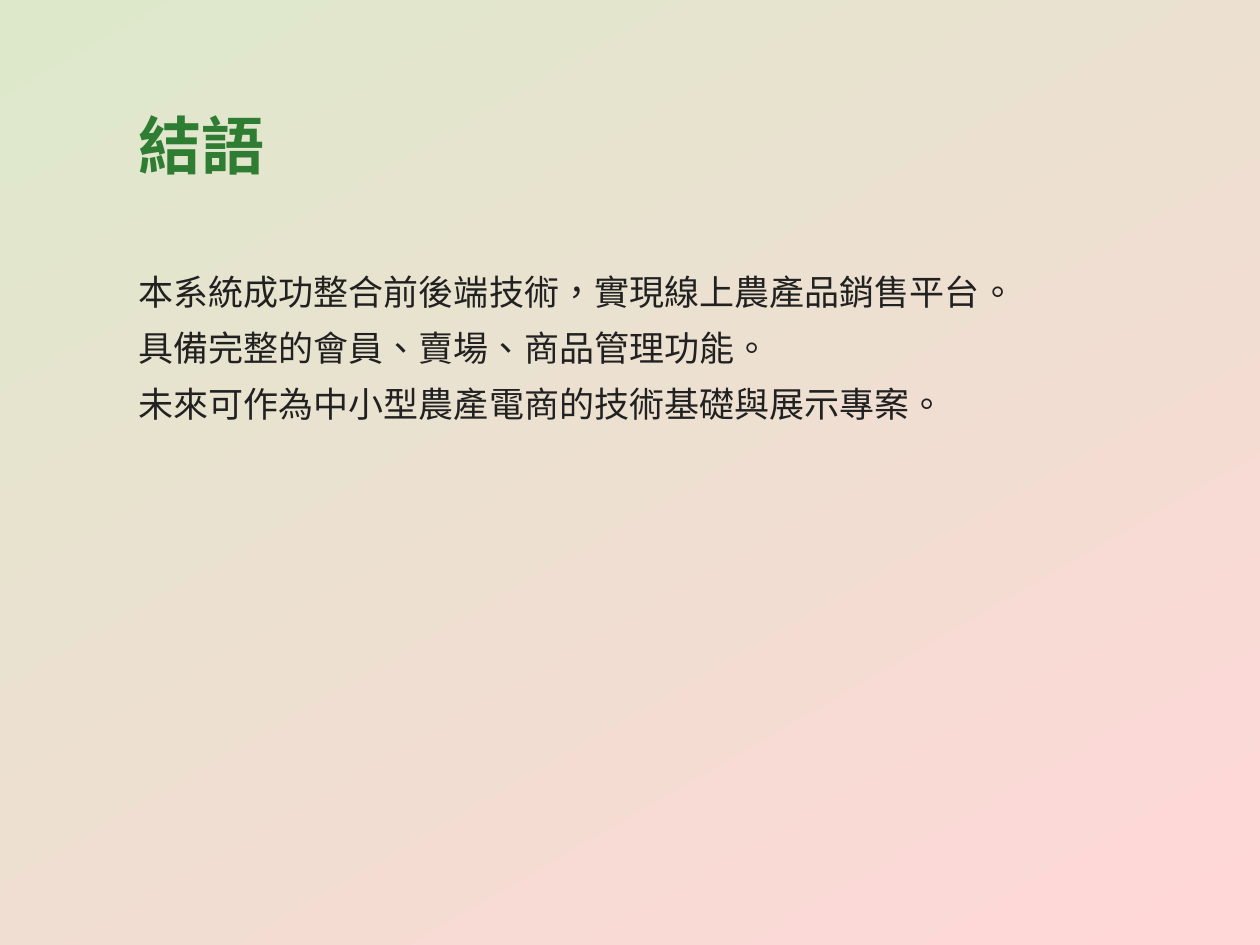
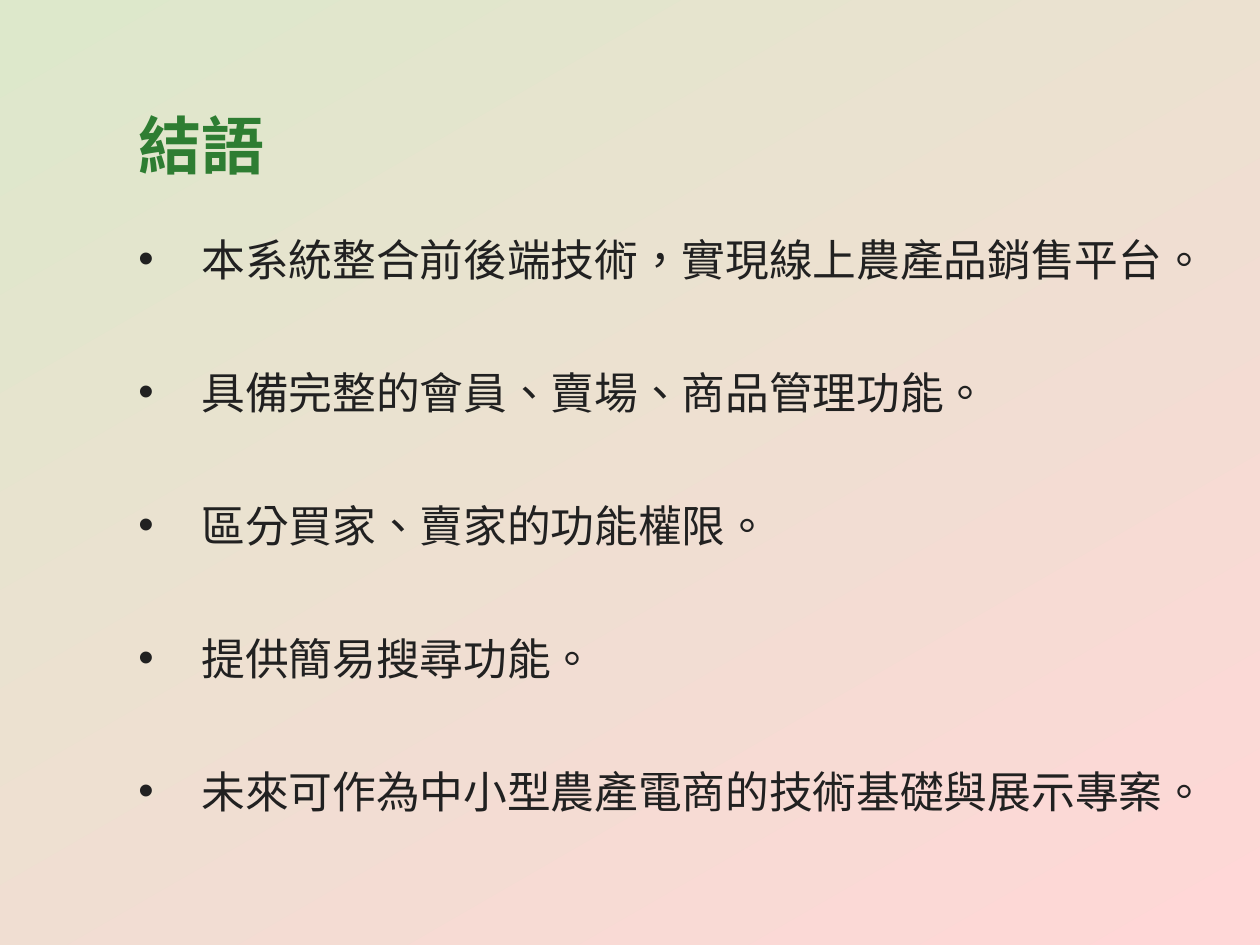
Before and after one commit to CYX1025/EasyBuyFarm, a slide deck: slide 28 of EasyBuyFarm_專案簡報.pptx (slide 22 before the commit). Drawn at 1260x945 pixels with LibreOffice and Linux fonts; fonts in the diff are those of the drawing. Boxes give left, top, right and bottom in pixels: in the first picture for what was removed or moved away, otherwise in the second. Text is boxed around its words. In the diff, an @@ line names an element or a change of style, - is before the commit and + after.

```diff
--- a/EasyBuyFarm_專案簡報.pptx
+++ b/EasyBuyFarm_專案簡報.pptx
@@ text "本系統整合前後端技術，實現線上農產品銷售平台。": place and size @@
-text "本系統整合前後端技術，實現線上農產品銷售平台。" at [138,275,1015,420]
+text "本系統整合前後端技術，實現線上農產品銷售平台。" at [201,239,1206,812]
@@ text at [201,239,1206,280]: text changed; size 20 to 25 pt @@
-本系統成功整合前後端技術，實現線上農產品銷售平台。
+• 本系統整合前後端技術，實現線上農產品銷售平台。
@@ text at [201,372,1206,812]: size 20 to 25 pt in "具備完整的會員、賣場、商品管理功能。", "未來可作為中小型農產電商的技術基礎與展示專案。"; bullet none to • @@
@@ text at [201,505,769,679]: paragraphs added @@
+• 區分買家、賣家的功能權限。
+• 提供簡易搜尋功能。
```
Also in this commit, not shown: 17 other slides changed, 6 slides added.
